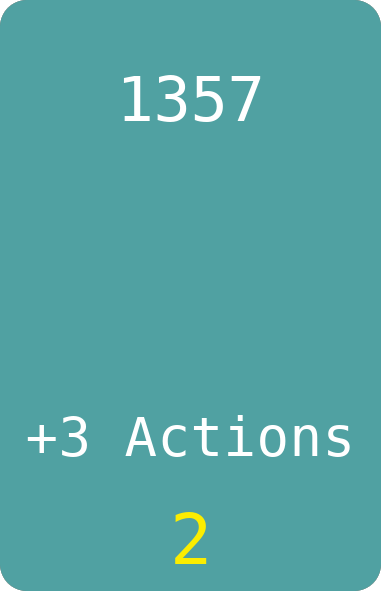
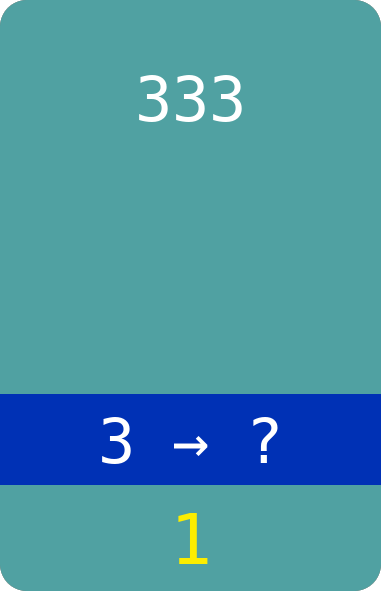
Layer changes from the first 381×591 image to the second:
renamed "+3 Actions" to "3 → ?", painted on it over [27,415,350,464]
renamed "2" to "1", painted on it over [175,512,208,564]
renamed "1357" to "333", painted on it over [123,75,261,122]
added layer "permanent" above "text-mask-border-bright" over [0,394,381,485]
